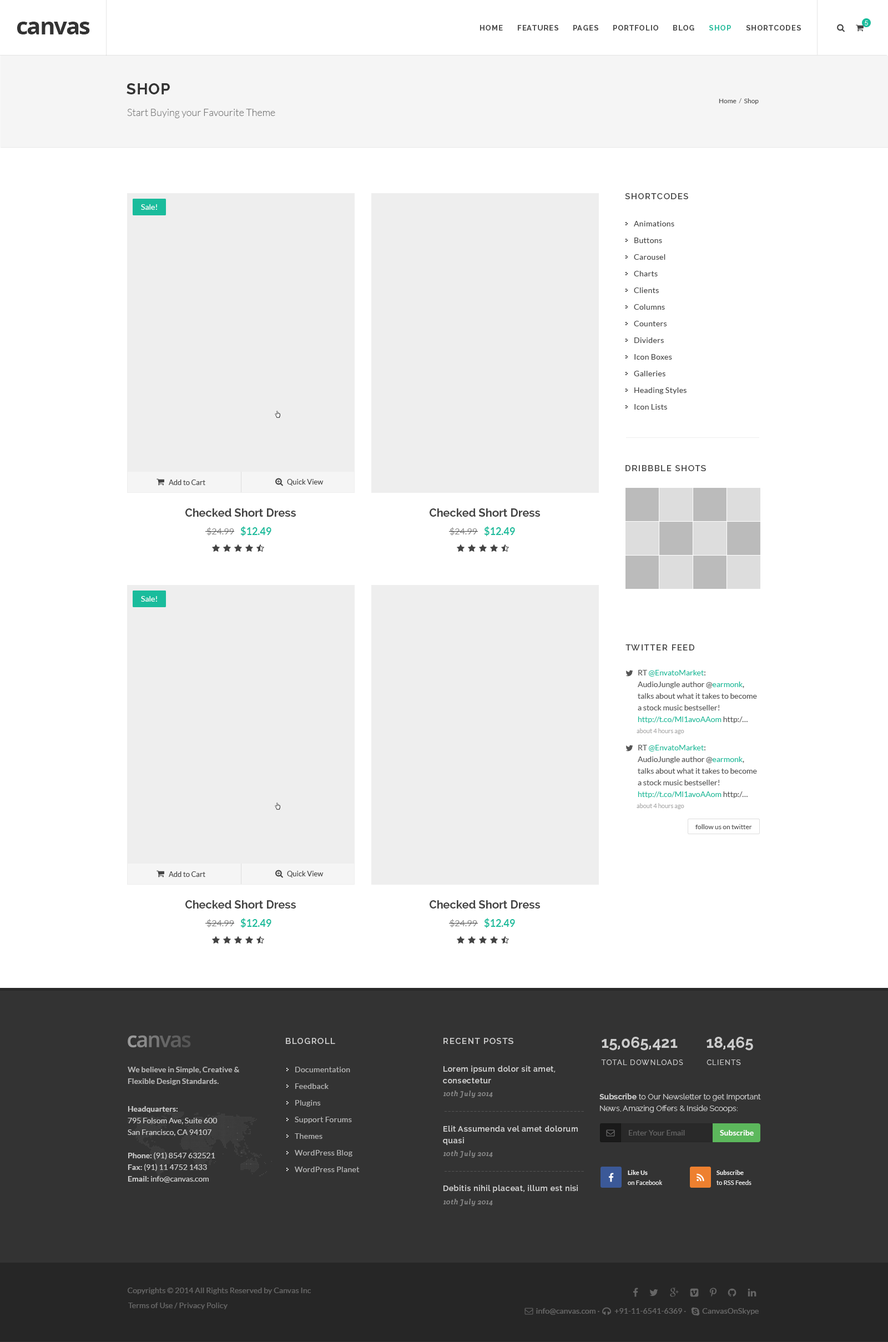
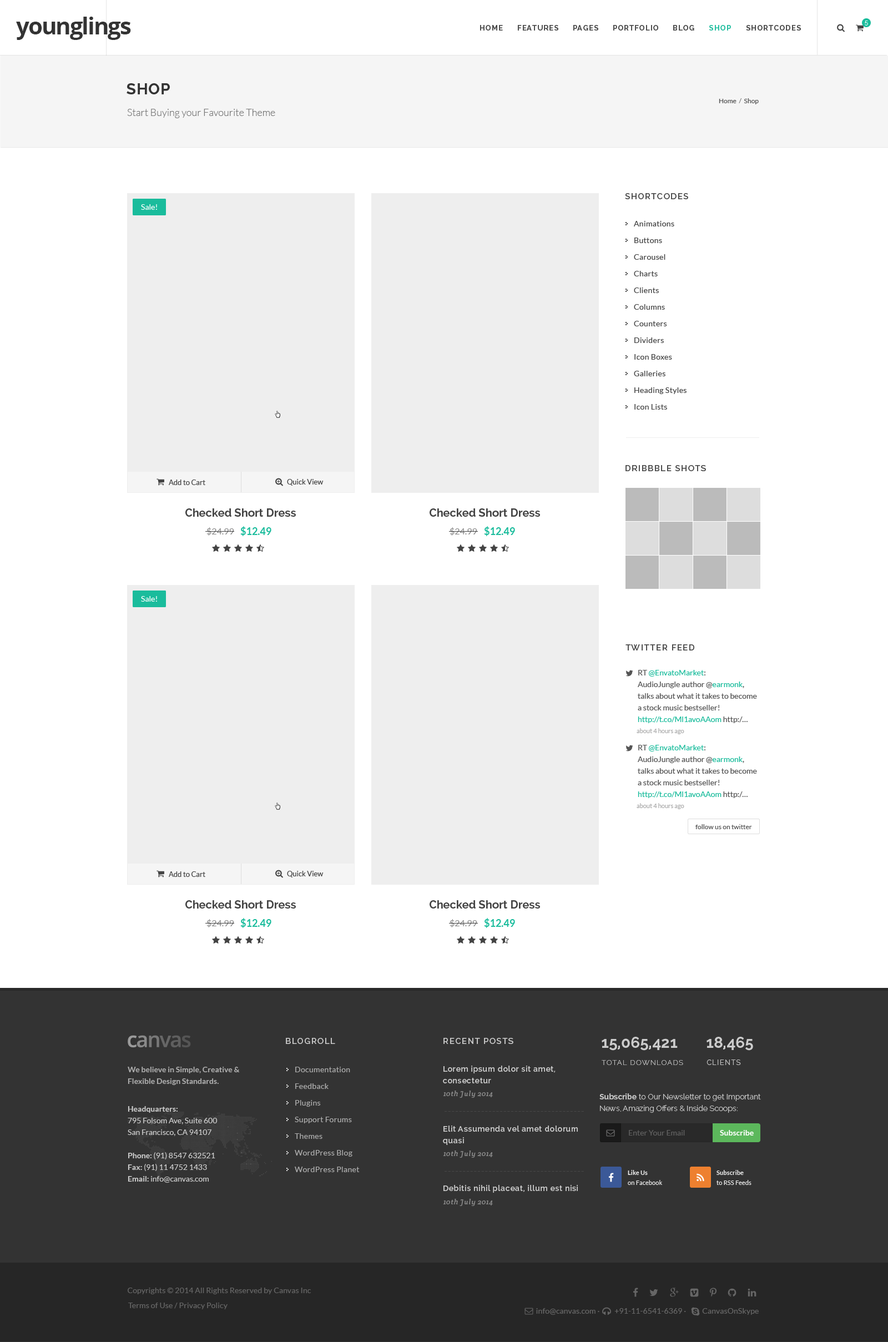
Comparing the layer stacks of the two 888x1342 images. Changes:
renamed "canvas" to "younglings", painted on it over [16, 16, 131, 40]
painted on "TOTAL Downloads" over [600, 1059, 684, 1065]
